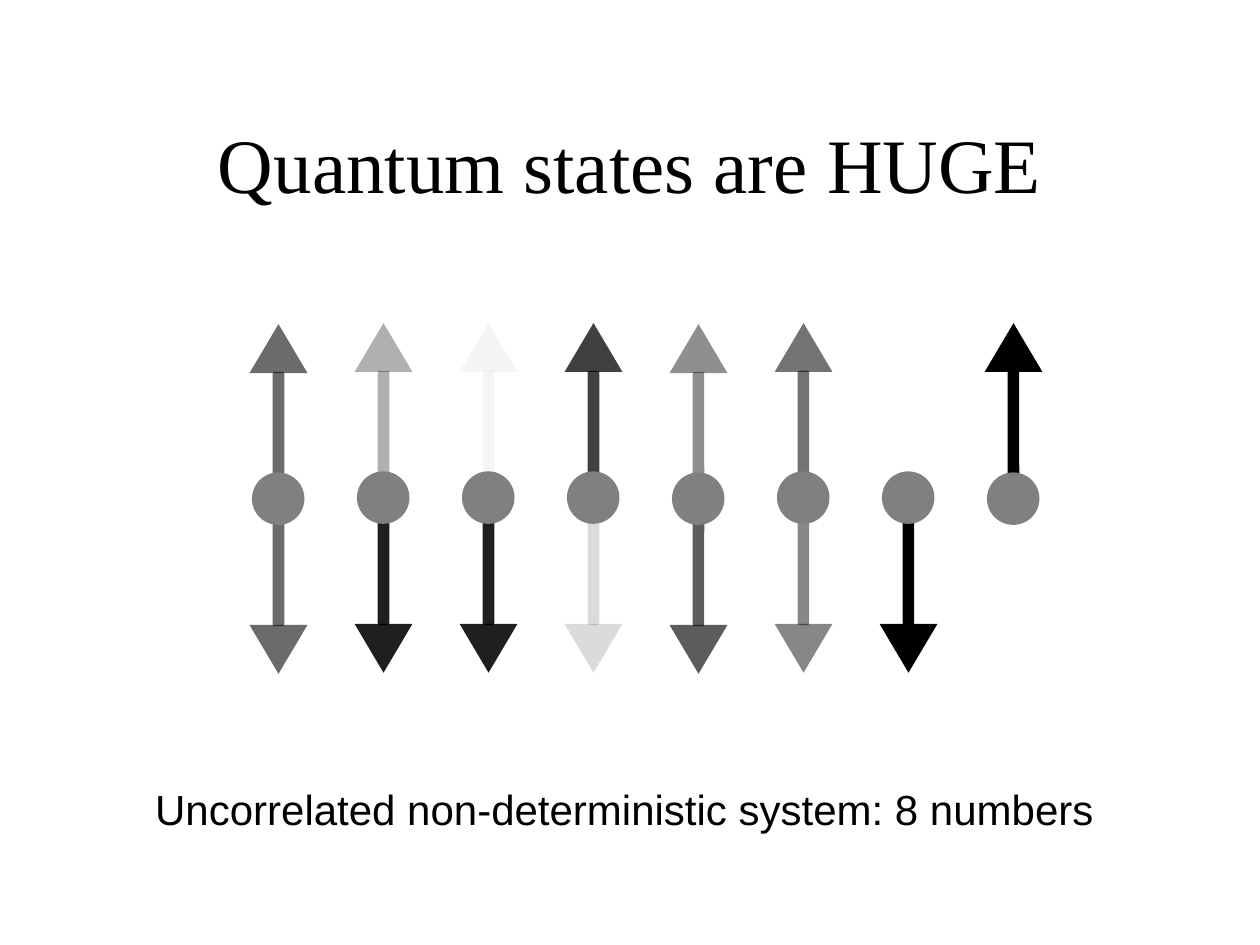
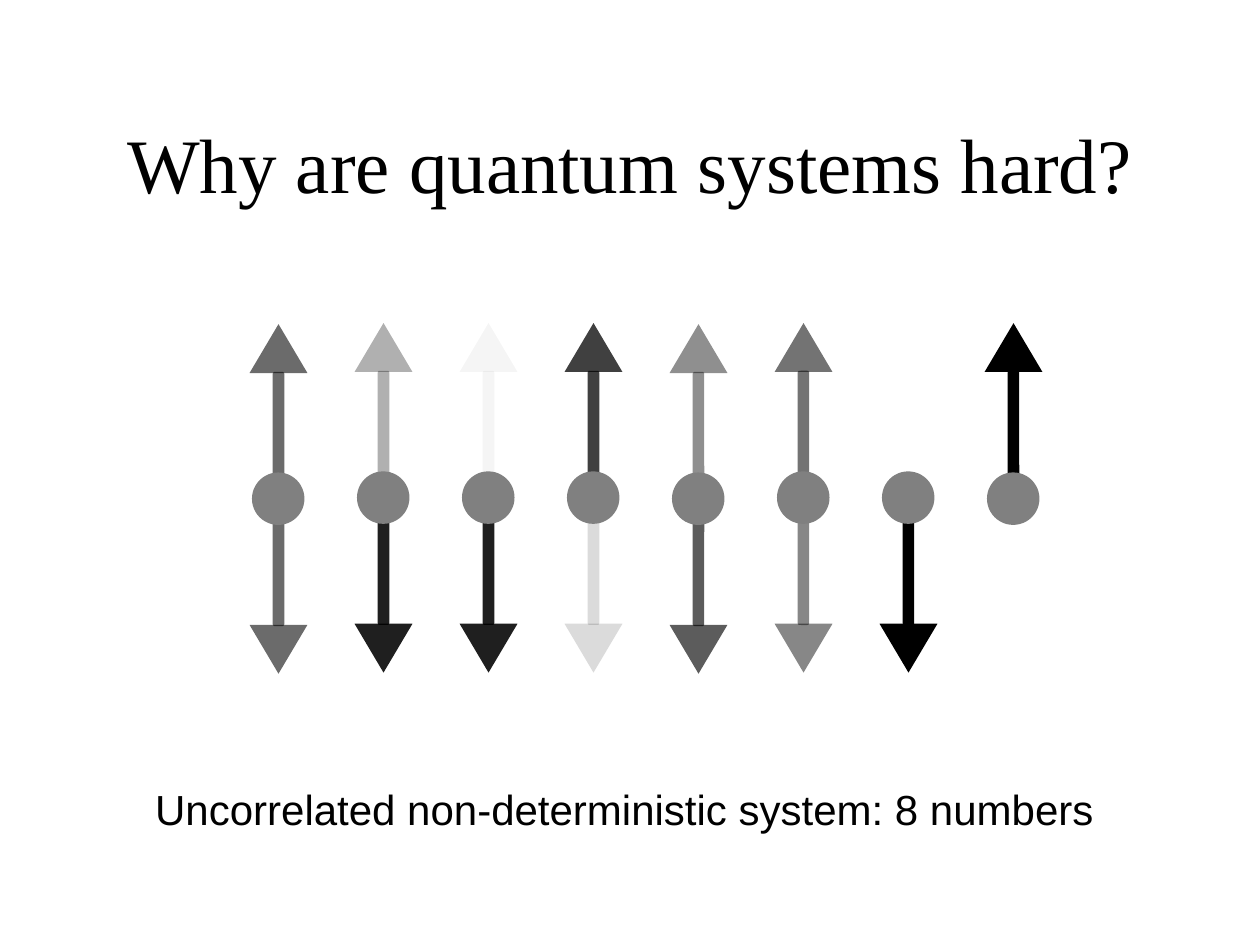
Before and after one commit to gcross/QC-Talks, a slide deck: slide 9 of GeneralExam/WeaponsOfMassSimulation.odp (slide 5 before the commit). Drawn at 1260x945 pixels with LibreOffice and Linux fonts; fonts in the diff are those of the drawing; background and template pictures are left out. Boxes give left, top, right and bottom in pixels: in the first picture for what was removed or moved away, otherwise in the second. Text is boxed around its words. In the diff, an @@ line names an element or a change of style, - is before the commit and + after.

```diff
--- a/GeneralExam/WeaponsOfMassSimulation.odp
+++ b/GeneralExam/WeaponsOfMassSimulation.odp
@@ title at (127, 139, 1132, 208): text changed @@
-Quantum states are HUGE
+Why are quantum systems hard?
```
Also in this commit, not shown: 5 other slides changed, 6 slides added, 2 slides removed.
